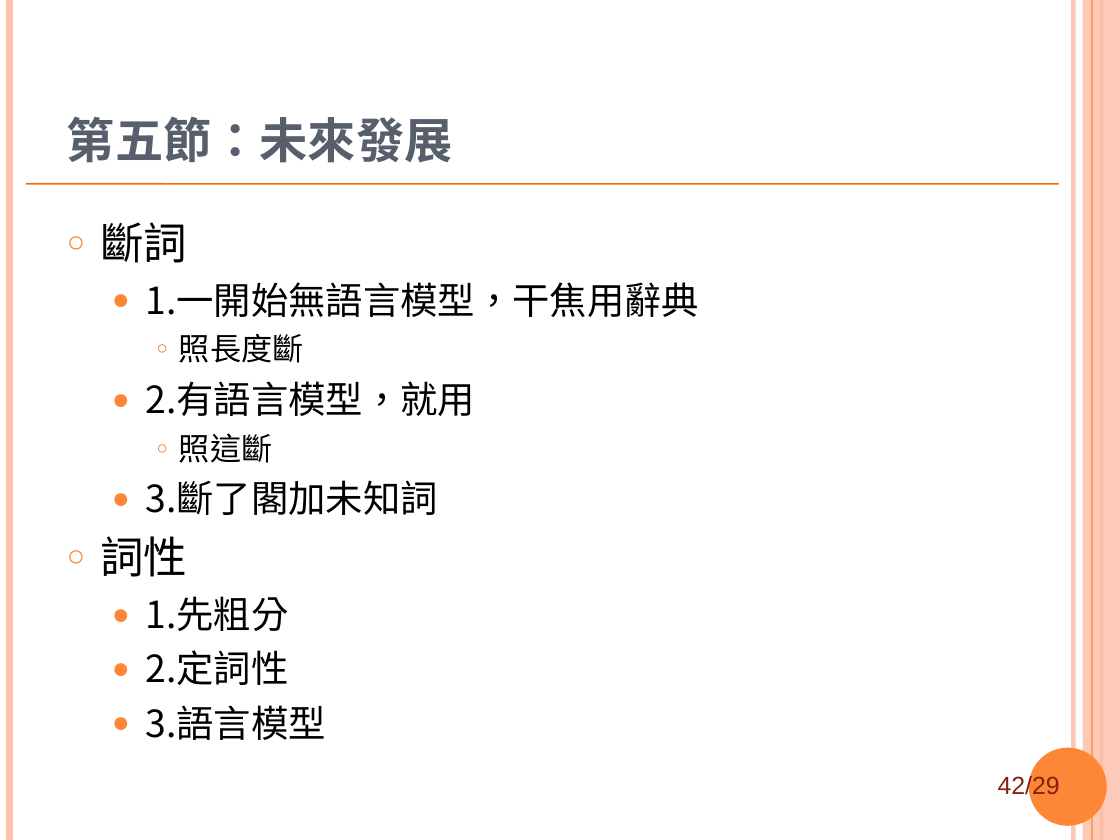
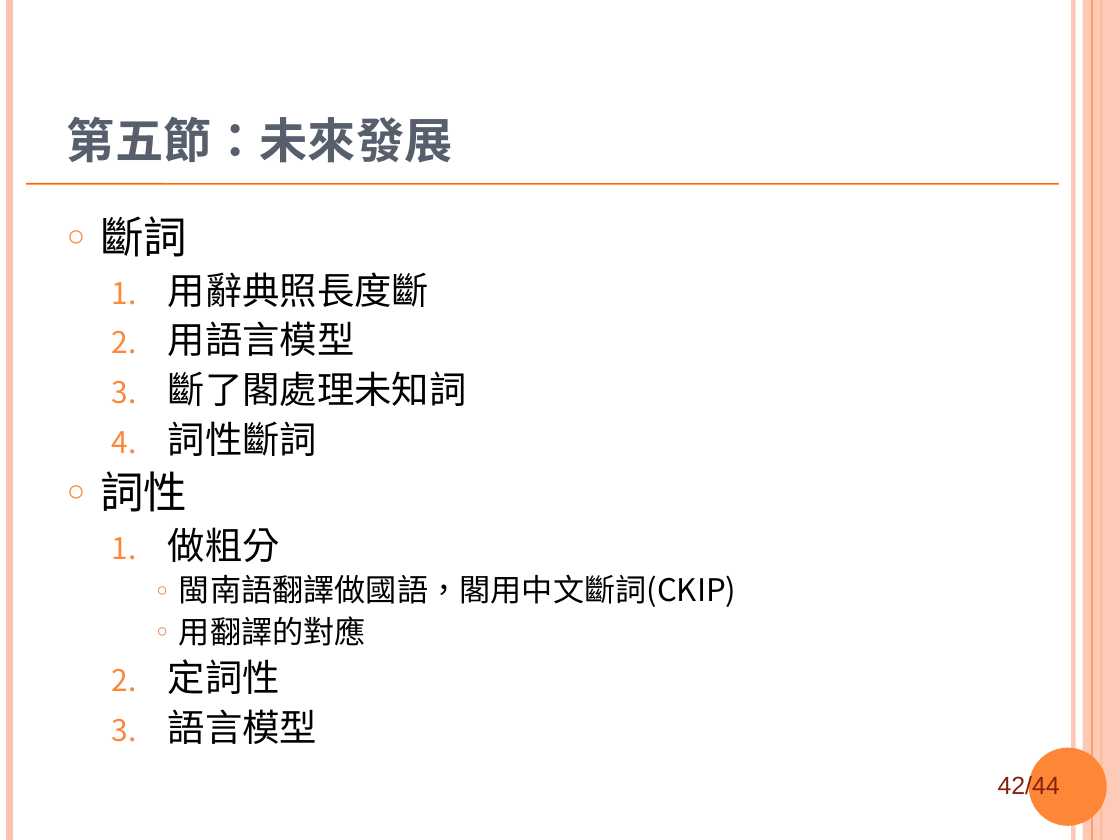
Before and after one commit to sih4sing5hong5/po3-ko3_tau5-iann2-phinn3, a slide deck: slide 42 of 翻譯報告.ppt. Drawn at 1120x840 pixels with LibreOffice and Linux fonts; fonts in the diff are those of the drawing; background and template pictures are left out. Boxes give left, top, right and bottom in pixels: in the first picture for what was removed or moved away, otherwise in the second. Text is boxed around its words. In the diff, an @@ line names an element or a change of style, - is before the commit and + after.

Commit message:
順第四五節 丞宏

```diff
--- a/翻譯報告.ppt
+++ b/翻譯報告.ppt
@@ text at <box>100,216,187,257</box>: line spacing 1 to 0.9 @@
@@ text at <box>168,272,467,456</box>: text changed @@
-  ● 1.一開始無語言模型，干焦用辭典
-    ○ 照長度斷
-  ● 2.有語言模型，就用
-    ○ 照這斷
-  ● 3.斷了閣加未知詞
+  1. 用辭典照長度斷
+  2. 用語言模型
+  3. 斷了閣處理未知詞
+  4. 詞性斷詞
@@ text at <box>168,527,736,744</box>: text changed; size 24 to 20 pt @@
-  ● 1.先粗分
-  ● 2.定詞性
-  ● 3.語言模型
+  1. 做粗分
+    ○ 閩南語翻譯做國語，閣用中文斷詞(CKIP)
+    ○ 用翻譯的對應
+  2. 定詞性
+  3. 語言模型
@@ page number at <box>998,774,1060,800</box>: text changed @@
-42/29
+42/44
```
Also in this commit, not shown: 11 other slides changed, 1 slide added.
